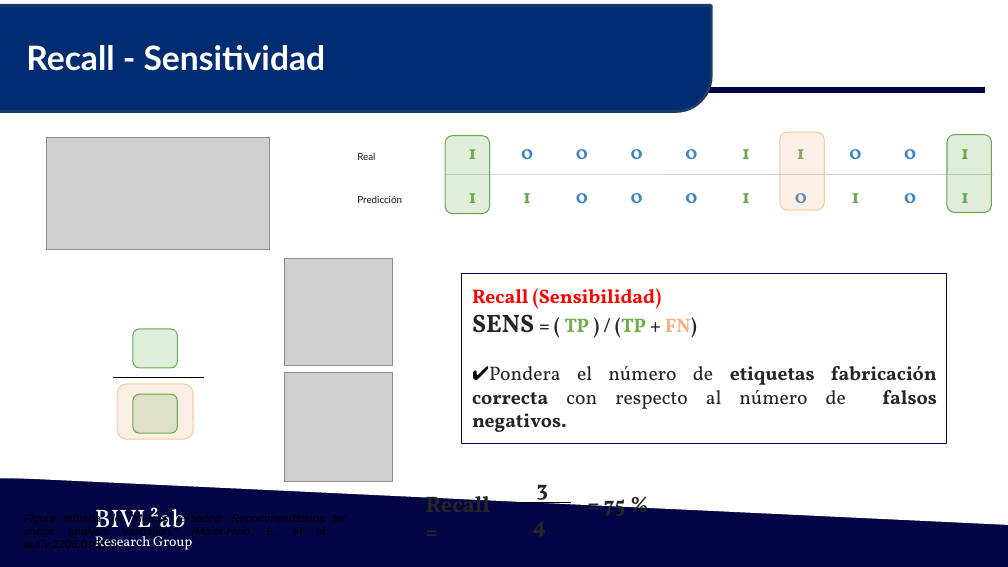
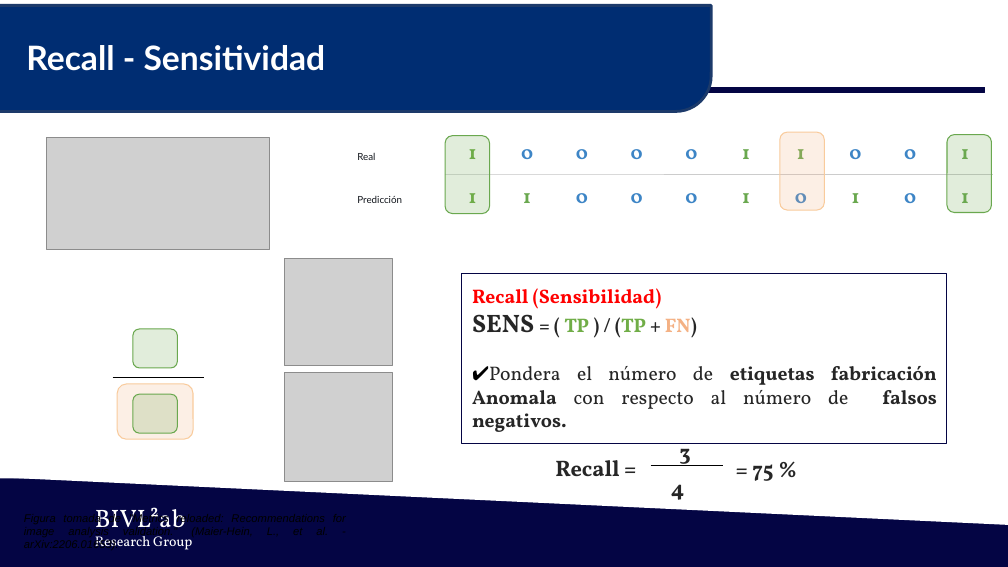
Before and after one commit to Lalo0105/ai-uis-student, a slide deck: slide 13 of 1. Lectures/pres 7 Evaluación de clasificadores.pptx. Drawn at 1008x567 pixels with LibreOffice and Linux fonts; fonts in the diff are those of the drawing; grey boxes stand for pictures; background and template pictures are left out. Boxes give left, top, right and bottom in pixels: in the first picture for what was removed or moved away, otherwise in the second. Text is boxed around its words. In the diff, an @@ line names an element or a change of style, - is before the commit and + after.

```diff
--- a/1. Lectures/pres 7 Evaluación de clasificadores.pptx
+++ b/1. Lectures/pres 7 Evaluación de clasificadores.pptx
@@ text in rectangle at [472,366,937,432]: text changed @@
-✔Pondera el número de etiquetas fabricación correcta con respecto al número de falsos negativos.
+✔Pondera el número de etiquetas fabricación Anomala con respecto al número de falsos negativos.
@@ text "Recall =" rewrapped from [426,491,490,501] to [555,460,619,476] @@
@@ text "3": place and size @@
-text "3" at [537,484,548,507]
+text "3" at [679,443,690,466]
@@ line moved from (512, 502) - (572, 502) to (651, 466) - (723, 466) @@
@@ text "4" rewrapped from [518,506,577,543] to [671,484,685,500] @@
@@ text "= 75 %": place and size @@
-text "= 75 %" at [604,491,625,507]
+text "= 75 %" at [752,464,773,481]
```
Also in this commit, not shown: 10 other slides changed, 5 slides added, 3 other files.
